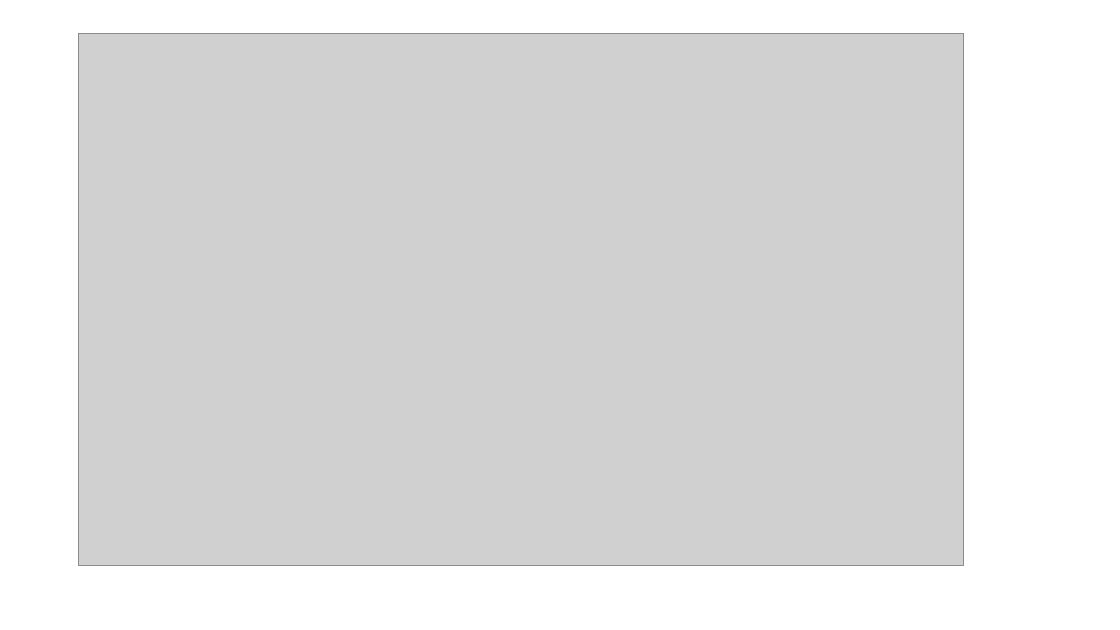
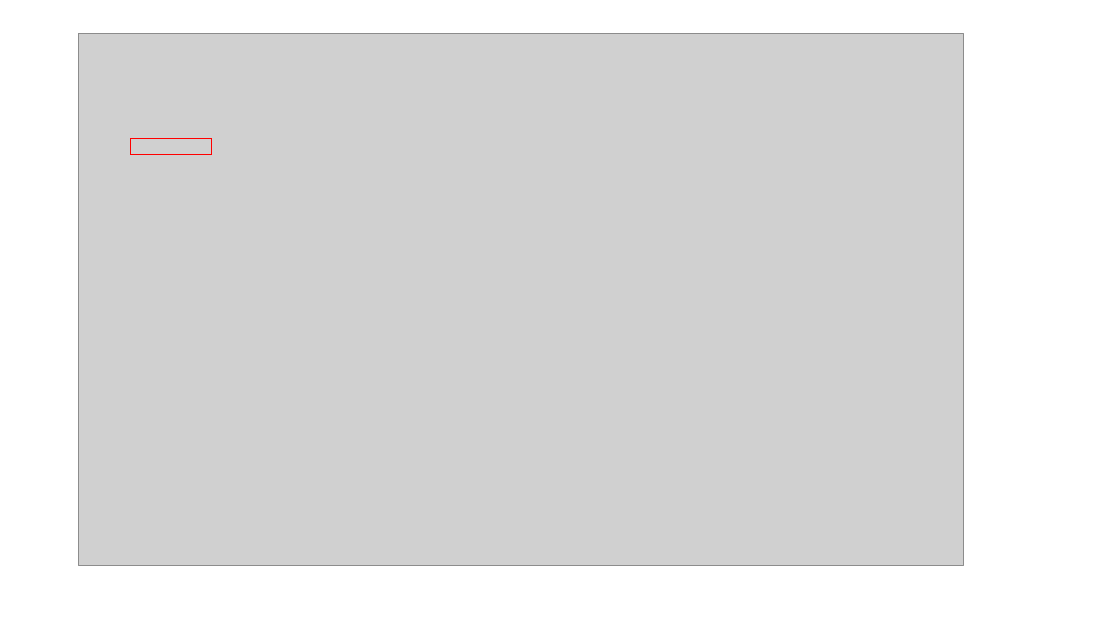
Before and after one commit to SamAethiqs/GitTutorial-MN, a slide deck: slide 6 of Installatieprocedure.pptx. Drawn at 1120x630 pixels with LibreOffice and Linux fonts; fonts in the diff are those of the drawing; grey boxes stand for pictures. Boxes give left, top, right and bottom in pixels: in the first picture for what was removed or moved away, otherwise in the second. Text is boxed around its words. In the diff, an @@ line names an element or a change of style, - is before the commit and + after.

```diff
--- a/Installatieprocedure.pptx
+++ b/Installatieprocedure.pptx
@@ rectangle added at [131,139,212,155], outline #FF0000 1 pt @@
```
Also in this commit, not shown: 15 slides added, 1 slide removed, 1 other file.
